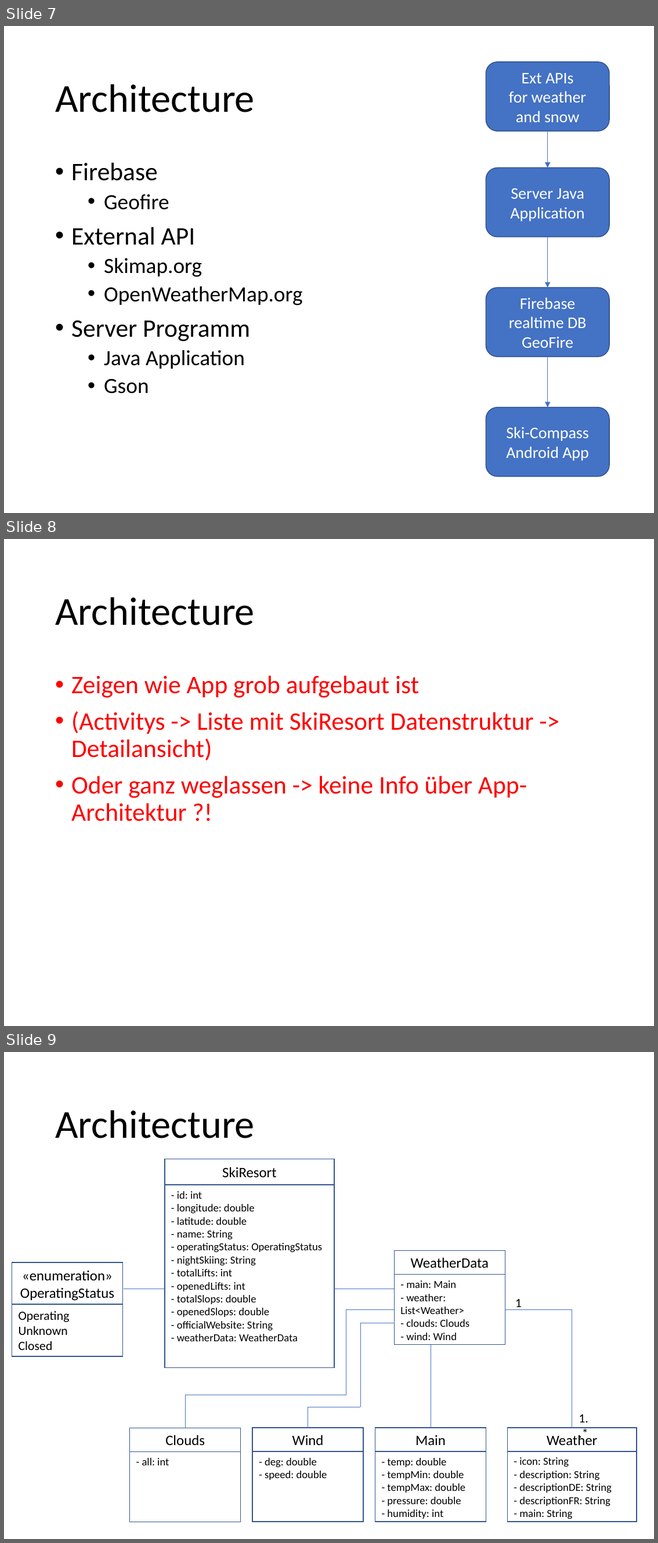
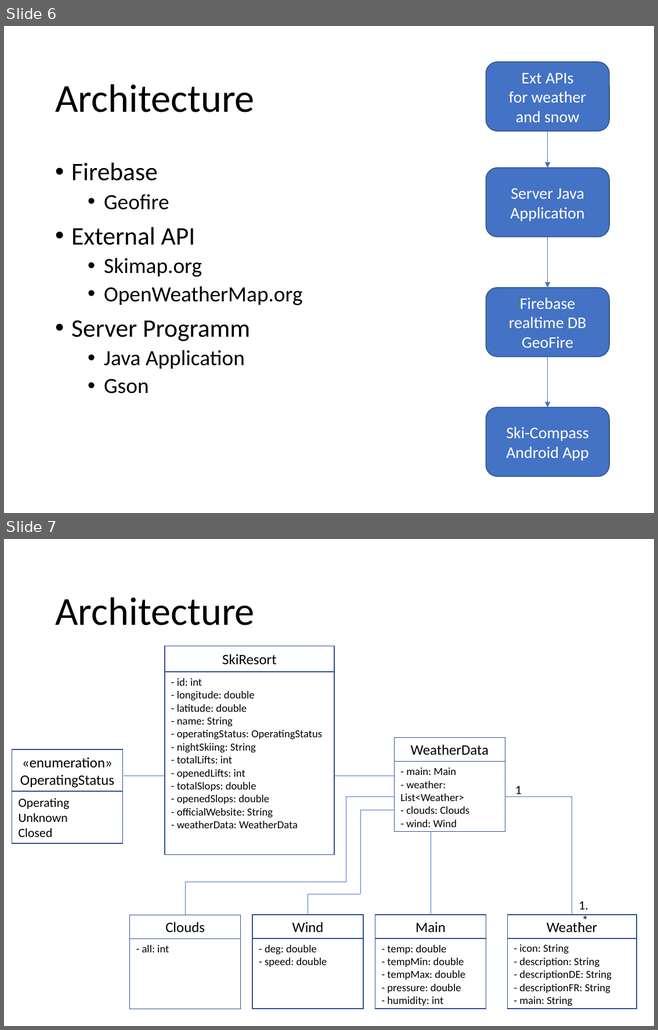
Before and after one commit to MSE-MobOP/Ski-Compass, a slide deck: Documents/Presentation/Presentation.pptx. Shown one above the other, each under a label of ours: slides 7, 8 and 9 before the commit, slides 6 and 7 after it. The pictures are 658x1543 and 658x1030 pixels, drawn with LibreOffice and Linux fonts; fonts in the diff are those of the drawing. Boxes give left, top, right and bottom in pixels: in the first picture for what was removed or moved away, otherwise in the second. Text is boxed around its words. In the diff, an @@ line names an element or a change of style, - is before the commit and + after.

```diff
--- a/Documents/Presentation/Presentation.pptx
+++ b/Documents/Presentation/Presentation.pptx
@@ slide 8 removed at box(4, 539, 654, 1026), background #FFFFFF @@
@@ title removed at box(55, 597, 255, 625) @@
-Architecture
@@ text removed at box(71, 675, 534, 821) @@
-• Zeigen wie App grob aufgebaut ist
-• (Activitys -> Liste mit SkiResort Datenstruktur -> Detailansicht)
-• Oder ganz weglassen -> keine Info über App-Architektur ?!
@@ what was slide 7 is now slide 6 @@
@@ what was slide 9 is now slide 7 @@
```
Also in this commit, not shown: 3 slides changed, 1 other slide removed.
